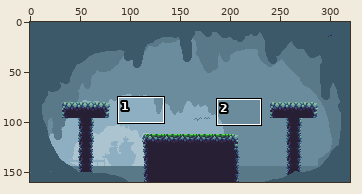
Pixel-art file: Assets/Game/Images/level-test-cavern.ase. The picture above shows the old version from afar; the outline marks the close-up.
Close-up. Before the edit:
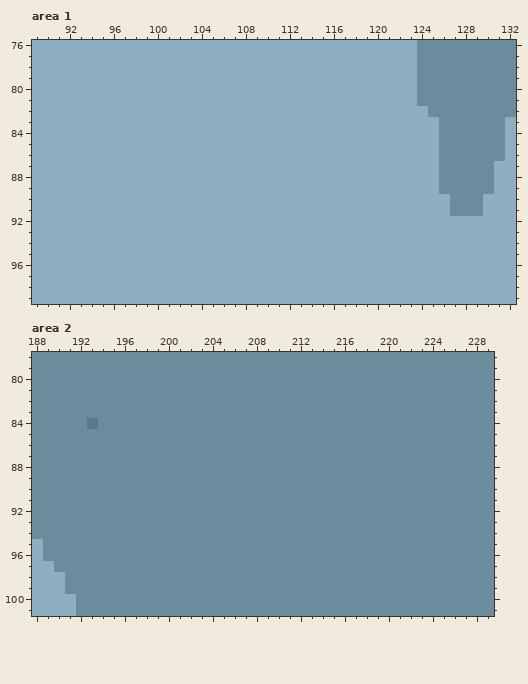
320x160 pixels, 1 frame. Shown: area 1: x 89..132, y 76..99; area 2: x 188..229, y 78..101.
After:
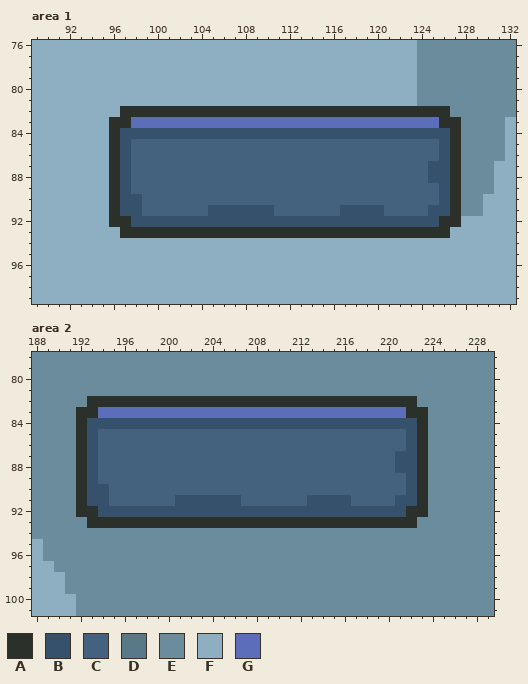
Palette (. is transparent): A #2b302b  B #36516c  C #44617e  D #597989  E #6b8c9c  F #8dafc1  G #5c6eba
Changes in this commit:
layer "Wood" added
Area 1, layer "Wood":
y 82: x 97..126 FFFFFFFFFFFFFFFFFFFFFFFFFFFFEE -> AAAAAAAAAAAAAAAAAAAAAAAAAAAAAA
y 83: x 96..127 FFFFFFFFFFFFFFFFFFFFFFFFFFFFFFEE -> AAGGGGGGGGGGGGGGGGGGGGGGGGGGGGAA
y 84: x 96..127 FFFFFFFFFFFFFFFFFFFFFFFFFFFFFFEE -> ABBBBBBBBBBBBBBBBBBBBBBBBBBBBBBA
y 85..86: x 96..127 FFFFFFFFFFFFFFFFFFFFFFFFFFFFFFEE -> ABCCCCCCCCCCCCCCCCCCCCCCCCCCCCBA
y 87..88: x 96..127 FFFFFFFFFFFFFFFFFFFFFFFFFFFFFFEE -> ABCCCCCCCCCCCCCCCCCCCCCCCCCCCBBA
y 89: x 96..127 FFFFFFFFFFFFFFFFFFFFFFFFFFFFFFEE -> ABCCCCCCCCCCCCCCCCCCCCCCCCCCCCBA
y 90: x 96..127 FFFFFFFFFFFFFFFFFFFFFFFFFFFFFFFE -> ABBCCCCCCCCCCCCCCCCCCCCCCCCCCCBA
y 91: x 96..127 FFFFFFFFFFFFFFFFFFFFFFFFFFFFFFFE -> ABBCCCCCCBBBBBBCCCCCCBBBBCCCCBBA
y 92: x 96..127 FFFFFFFFFFFFFFFFFFFFFFFFFFFFFFFF -> AABBBBBBBBBBBBBBBBBBBBBBBBBBBBAA
y 93: x 97..126 FFFFFFFFFFFFFFFFFFFFFFFFFFFFFF -> AAAAAAAAAAAAAAAAAAAAAAAAAAAAAA
Area 2, layer "Wood":
y 82: x 193..222 EEEEEEEEEEEEEEEEEEEEEEEEEEEEEE -> AAAAAAAAAAAAAAAAAAAAAAAAAAAAAA
y 83: x 192..223 EEEEEEEEEEEEEEEEEEEEEEEEEEEEEEEE -> AAGGGGGGGGGGGGGGGGGGGGGGGGGGGGAA
y 84: x 192..223 EDEEEEEEEEEEEEEEEEEEEEEEEEEEEEEE -> ABBBBBBBBBBBBBBBBBBBBBBBBBBBBBBA
y 85..86: x 192..223 EEEEEEEEEEEEEEEEEEEEEEEEEEEEEEEE -> ABCCCCCCCCCCCCCCCCCCCCCCCCCCCCBA
y 87..88: x 192..223 EEEEEEEEEEEEEEEEEEEEEEEEEEEEEEEE -> ABCCCCCCCCCCCCCCCCCCCCCCCCCCCBBA
y 89: x 192..223 EEEEEEEEEEEEEEEEEEEEEEEEEEEEEEEE -> ABCCCCCCCCCCCCCCCCCCCCCCCCCCCCBA
y 90: x 192..223 EEEEEEEEEEEEEEEEEEEEEEEEEEEEEEEE -> ABBCCCCCCCCCCCCCCCCCCCCCCCCCCCBA
y 91: x 192..223 EEEEEEEEEEEEEEEEEEEEEEEEEEEEEEEE -> ABBCCCCCCBBBBBBCCCCCCBBBBCCCCBBA
y 92: x 192..223 EEEEEEEEEEEEEEEEEEEEEEEEEEEEEEEE -> AABBBBBBBBBBBBBBBBBBBBBBBBBBBBAA
y 93: x 193..222 EEEEEEEEEEEEEEEEEEEEEEEEEEEEEE -> AAAAAAAAAAAAAAAAAAAAAAAAAAAAAA
